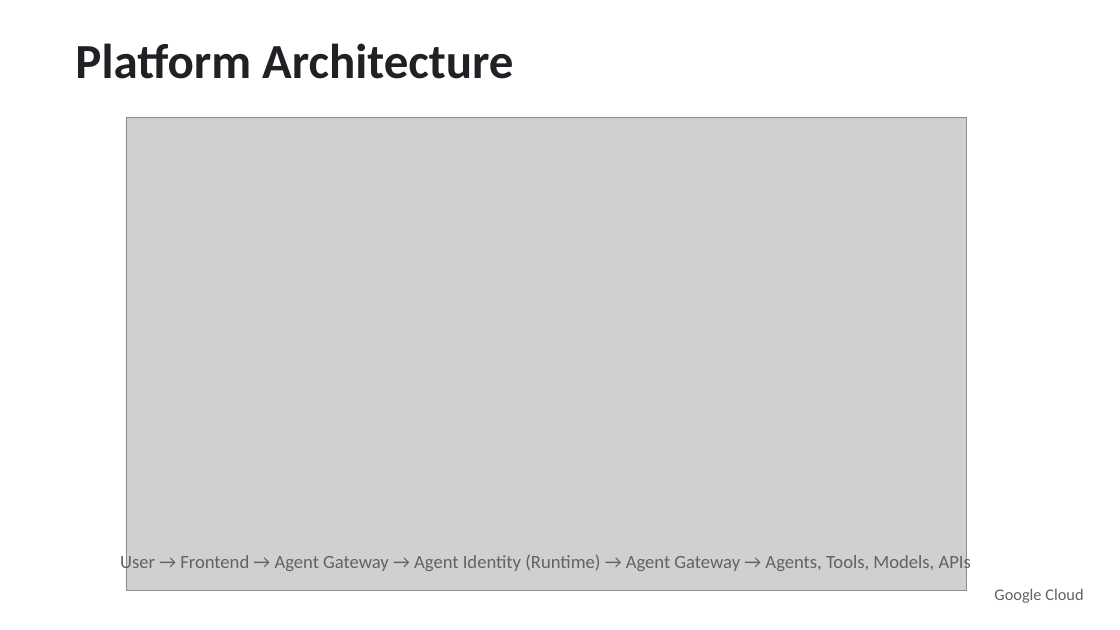
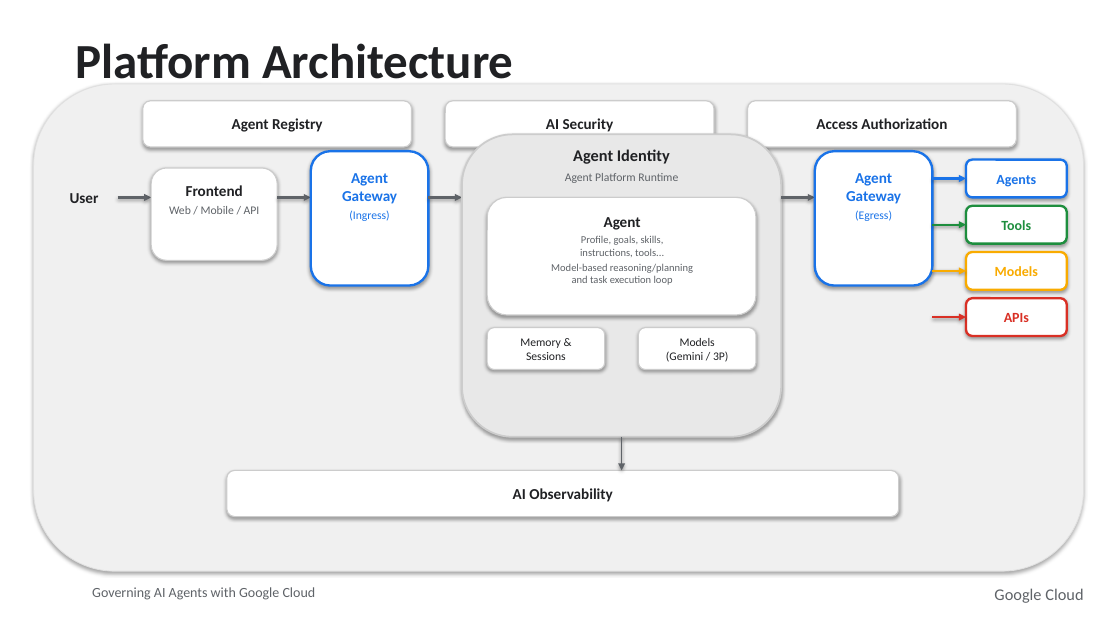
Before and after one commit to jswortz/geap-tour, a slide deck: slide 3 of docs/slides.pptx. Drawn at 1120x630 pixels with LibreOffice and Linux fonts; fonts in the diff are those of the drawing; grey boxes stand for pictures. Boxes give left, top, right and bottom in pixels: in the first picture for what was removed or moved away, otherwise in the second. Text is boxed around its words. In the diff, an @@ line names an element or a change of style, - is before the commit and + after.

```diff
--- a/docs/slides.pptx
+++ b/docs/slides.pptx
@@ rounded rectangle added at (34,84,1084,571), fill #F0F0F0, outline #E0E0E0 0.75 pt @@
@@ picture removed at (126,118,966,591) @@
@@ rounded rectangle added at (143,101,412,147), fill #FFFFFF, outline #CCCCCC 1 pt, 13 pt, text #202124, bold @@
+Agent Registry
@@ rounded rectangle added at (445,101,714,147), fill #FFFFFF, outline #CCCCCC 1 pt, 13 pt, text #202124, bold @@
+AI Security
@@ rounded rectangle added at (748,101,1017,147), fill #FFFFFF, outline #CCCCCC 1 pt, 13 pt, text #202124, bold @@
+Access Authorization
@@ rounded rectangle added at (462,134,781,437), fill #E8E8E8, outline #CCCCCC 1.5 pt @@
@@ text added at (573,149,670,164), 14 pt, text #202124, bold @@
+Agent Identity
@@ rounded rectangle added at (151,168,277,260), fill #FFFFFF, outline #CCCCCC 1 pt, 10 pt, text #5F6368 @@
+Frontend
+Web / Mobile / API
@@ rounded rectangle added at (311,151,429,286), fill #FFFFFF, outline #1A73E8 2 pt, 13 pt, text #1A73E8, bold @@
+Agent
+Gateway
+(Ingress)
@@ text added at (565,173,678,183), 10 pt, text #5F6368 @@
+Agent Platform Runtime
@@ rounded rectangle added at (815,151,933,286), fill #FFFFFF, outline #1A73E8 2 pt, 13 pt, text #1A73E8, bold @@
+Agent
+Gateway
+(Egress)
@@ arrow added from (933, 178) to (966, 178), #1A73E8 2 pt @@
@@ rounded rectangle added at (966,160,1067,197), fill #FFFFFF, outline #1A73E8 2 pt, 12 pt, text #1A73E8, bold @@
+Agents
@@ text added at (70,193,99,203), 13 pt, text #202124, bold @@
+User
@@ arrow added from (118, 197) to (151, 197), #5F6368 2 pt @@
@@ arrow added from (277, 197) to (311, 197), #5F6368 2 pt @@
@@ arrow added from (429, 197) to (462, 197), #5F6368 2 pt @@
@@ rounded rectangle added at (487,197,756,315), fill #FFFFFF, outline #CCCCCC 1 pt, 9 pt, text #5F6368 @@
+Agent
+Profile, goals, skills,
+instructions, tools...
+Model-based reasoning/planning
+and task execution loop
@@ arrow added from (781, 197) to (815, 197), #5F6368 2 pt @@
@@ rounded rectangle added at (966,206,1067,244), fill #FFFFFF, outline #1E8E3E 2 pt, 12 pt, text #1E8E3E, bold @@
+Tools
@@ arrow added from (933, 224) to (966, 224), #1E8E3E 2 pt @@
@@ rounded rectangle added at (966,252,1067,290), fill #FFFFFF, outline #F9AB00 2 pt, 12 pt, text #F9AB00, bold @@
+Models
@@ arrow added from (933, 271) to (966, 271), #F9AB00 2 pt @@
@@ rounded rectangle added at (966,298,1067,336), fill #FFFFFF, outline #D93025 2 pt, 12 pt, text #D93025, bold @@
+APIs
@@ rounded rectangle added at (487,328,605,370), fill #FFFFFF, outline #CCCCCC 1 pt, 10 pt, text #202124 @@
+Memory &
+Sessions
@@ rounded rectangle added at (639,328,756,370), fill #FFFFFF, outline #CCCCCC 1 pt, 10 pt, text #202124 @@
+Models
+(Gemini / 3P)
@@ arrow added from (933, 317) to (966, 317), #D93025 2 pt @@
@@ arrow added from (622, 437) to (622, 471), #5F6368 1.5 pt @@
@@ rounded rectangle added at (227,471,899,517), fill #FFFFFF, outline #CCCCCC 1 pt, 13 pt, text #202124, bold @@
+AI Observability
@@ text removed at (120,553,971,574) @@
-User → Frontend → Agent Gateway → Agent Identity (Runtime) → Agent Gateway → Agents, Tools, Models, APIs
@@ text added at (92,587,316,600), 12 pt, text #5F6368 @@
+Governing AI Agents with Google Cloud
```
Also in this commit, not shown: 3 other slides changed, 1 slide added, 5 other files.
